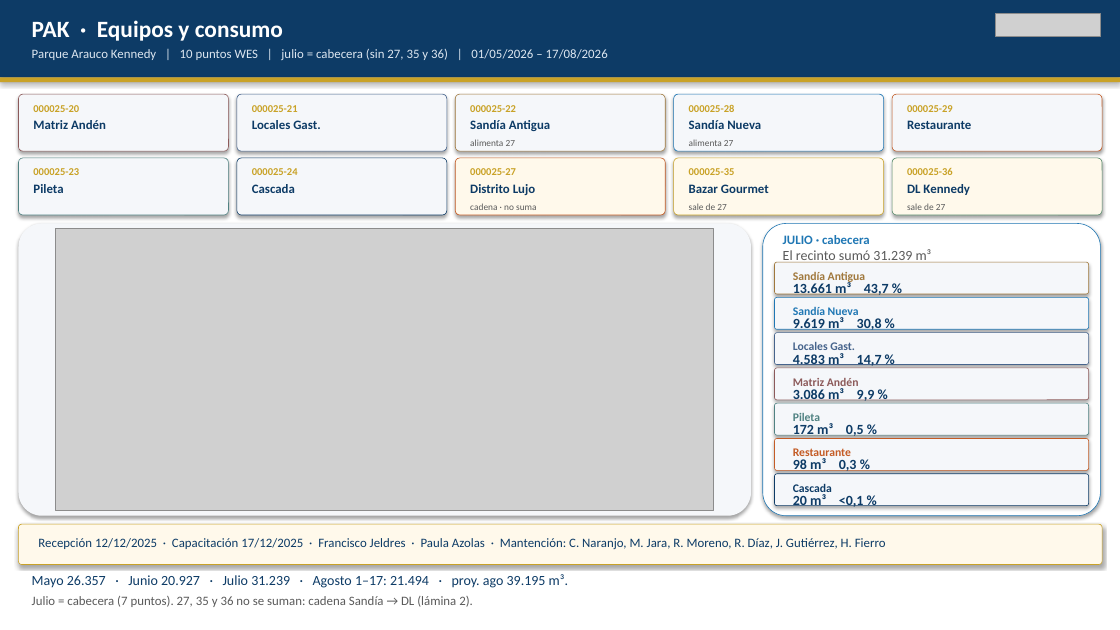
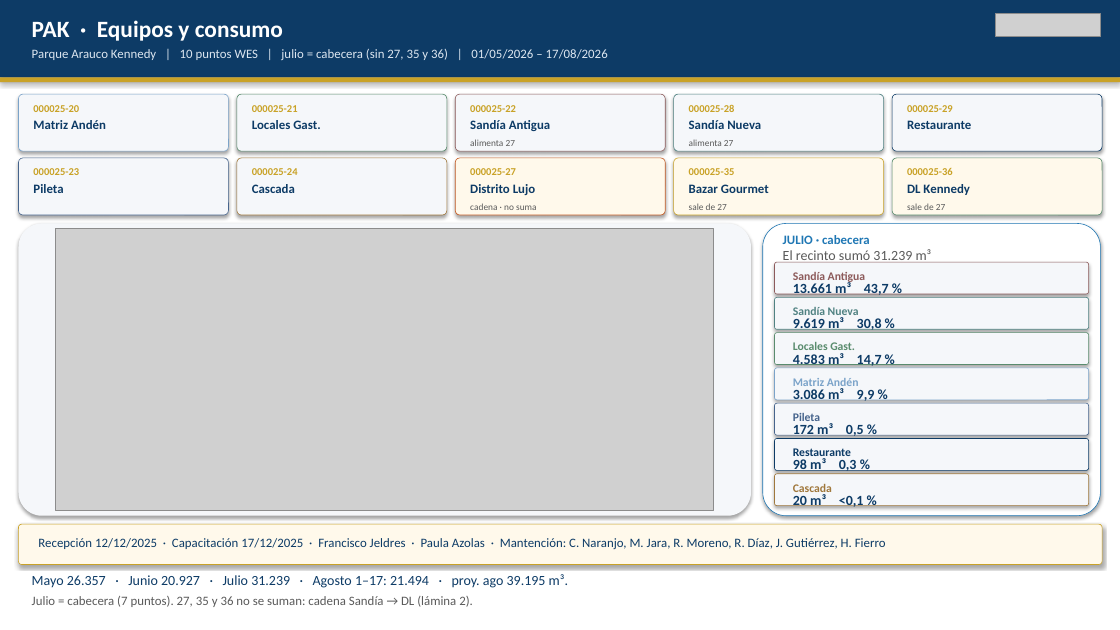
Before and after one commit to anibaloperacionesWes/wes-scripts, a slide deck: slide 11 of reports/Parque_Arauco/TMP_7MALLS/entrega_diego_anibal/Recorrido_ejecutivo_PA_MAE_20260817.pptx (slide 10 before the commit). Drawn at 1120x630 pixels with LibreOffice and Linux fonts; fonts in the diff are those of the drawing; grey boxes stand for pictures. Boxes give left, top, right and bottom in pixels: in the first picture for what was removed or moved away, otherwise in the second. Text is boxed around its words. In the diff, an @@ line names an element or a change of style, - is before the commit and + after.

```diff
--- a/reports/Parque_Arauco/TMP_7MALLS/entrega_diego_anibal/Recorrido_ejecutivo_PA_MAE_20260817.pptx
+++ b/reports/Parque_Arauco/TMP_7MALLS/entrega_diego_anibal/Recorrido_ejecutivo_PA_MAE_20260817.pptx
@@ rounded rectangle at [18, 94, 229, 151]: outline #8C5A5A 0.5 pt to #7BA3C9 0.5 pt @@
@@ rounded rectangle at [237, 94, 447, 151]: outline #46648C 0.5 pt to #5A8C6E 0.5 pt @@
@@ rounded rectangle at [455, 94, 665, 151]: outline #A0783C 0.5 pt to #8C5A5A 0.5 pt @@
@@ rounded rectangle at [674, 94, 884, 151]: outline #1F77B4 0.5 pt to #508282 0.5 pt @@
@@ rounded rectangle at [892, 94, 1102, 151]: outline #C45C26 0.5 pt to #0D3B66 0.5 pt @@
@@ rounded rectangle at [18, 158, 229, 215]: outline #508282 0.5 pt to #46648C 0.5 pt @@
@@ rounded rectangle at [237, 158, 447, 215]: outline #0D3B66 0.5 pt to #A0783C 0.5 pt @@
@@ rounded rectangle at [775, 262, 1089, 294]: outline #A0783C 0.5 pt to #8C5A5A 0.5 pt @@
@@ text "Sandía Antigua" at [793, 272, 865, 283]: text colour #A0783C to #8C5A5A @@
@@ rounded rectangle at [775, 297, 1089, 329]: outline #1F77B4 0.5 pt to #508282 0.5 pt @@
@@ text "Sandía Nueva" at [793, 307, 859, 319]: text colour #1F77B4 to #508282 @@
@@ rounded rectangle at [775, 333, 1089, 365]: outline #46648C 0.5 pt to #5A8C6E 0.5 pt @@
@@ text "Locales Gast." at [793, 342, 855, 354]: text colour #46648C to #5A8C6E @@
@@ rounded rectangle at [775, 368, 1089, 400]: outline #8C5A5A 0.5 pt to #7BA3C9 0.5 pt @@
@@ text "Matriz Andén" at [793, 378, 859, 389]: text colour #8C5A5A to #7BA3C9 @@
@@ rounded rectangle at [775, 403, 1089, 435]: outline #508282 0.5 pt to #46648C 0.5 pt @@
@@ text "Pileta" at [793, 413, 820, 421]: text colour #508282 to #46648C @@
@@ rounded rectangle at [775, 439, 1089, 471]: outline #C45C26 0.5 pt to #0D3B66 0.5 pt @@
@@ text "Restaurante" at [793, 448, 851, 460]: text colour #C45C26 to #0D3B66 @@
@@ rounded rectangle at [775, 474, 1089, 506]: outline #0D3B66 0.5 pt to #A0783C 0.5 pt @@
@@ text "Cascada" at [793, 484, 832, 495]: text colour #0D3B66 to #A0783C @@
```
Also in this commit, not shown: 5 other slides changed, 1 slide added, 2 other files.
